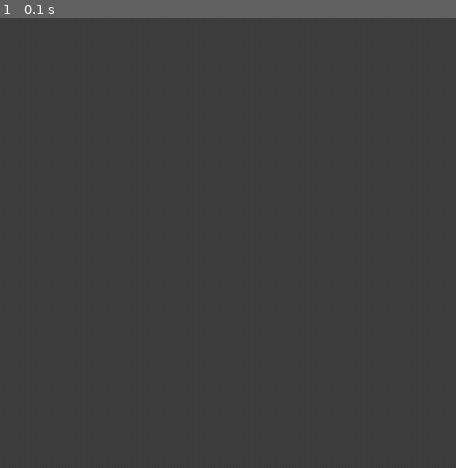
Above: before the commit, frame 1.
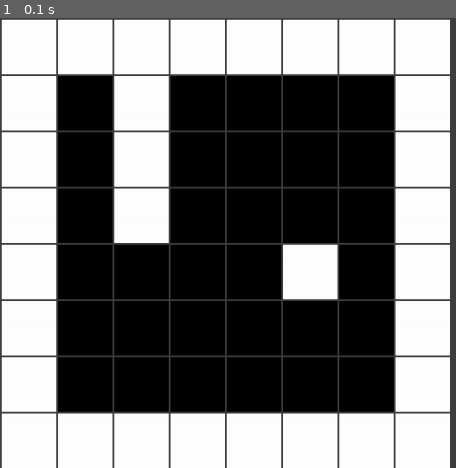
Above: after the commit, the same moment.

Repository: LarsonAustin/Python-Projects
Game: pygame game, started from Pygame/doom/main.py
The game is run twice, just before and just after one commit, with the same random seed, the same clock (stepped at 60 frames per second) and the same inputs.
Inputs:
- Up to frame 1 (0.1 s): no input

The runs differ from the first frame. In frame 1, 95% of the frame differs, in the area x 0-99%, y 0-100%.

Commit message:
made map outline

Diff:
--- a/Pygame/doom/game.py
+++ b/Pygame/doom/game.py
@@ -1,11 +1,13 @@
 import pygame
 import colors
+from map import Map
 
 
 class Game:
-    def __init__(self, window_size, max_framerate):
+    def __init__(self, window_size, max_framerate, map: Map):
         self.window = pygame.display.set_mode(window_size)
         self.max_framerate = max_framerate
+        self.map = map
 
         self.clock = pygame.time.Clock()
         self.running = True
@@ -31,6 +33,8 @@
     def update_graphics(self):
         self.window.fill(colors.DARK_GREY)
 
+        self.map.draw(self.window, pygame.Vector2(0, 0))
+
         pygame.display.update()
         self.clock.tick(self.max_framerate)
 
@@ -40,5 +44,15 @@
 
 WIDTH, HEIGHT = 1024, 512
 MAX_FRAMERATE = 30
+MAP = Map([
+    [1, 1, 1, 1, 1, 1, 1, 1],
+    [1, 0, 1, 0, 0, 0, 0, 1],
+    [1, 0, 1, 0, 0, 0, 0, 1],
+    [1, 0, 1, 0, 0, 0, 0, 1],
+    [1, 0, 0, 0, 0, 1, 0, 1],
+    [1, 0, 0, 0, 0, 0, 0, 1],
+    [1, 0, 0, 0, 0, 0, 0, 1],
+    [1, 1, 1, 1, 1, 1, 1, 1]
+])
 
-default_game = Game((WIDTH, HEIGHT), MAX_FRAMERATE)
+default_game = Game((WIDTH, HEIGHT), MAX_FRAMERATE, MAP)
--- a/Pygame/doom/main.py
+++ b/Pygame/doom/main.py
@@ -1,15 +1,10 @@
 import pygame
-from pygame import Vector2
 
 from camera import Camera
 from game import default_game
 
 
 game = default_game
-
-c = Camera(Vector2(0, 0), Vector2(2, 2), Vector2(0, 512), Vector2(512, 0))
-
-print(c.to_screen(Vector2(0.5, 1.75)))
 
 def main():
     while game.running:
--- /dev/null
+++ b/Pygame/doom/map.py
@@ -0,0 +1,26 @@
+import pygame
+
+import colors
+
+SCALE = 64
+MARGIN = 2
+
+class Map:
+    def __init__(self, grid):
+        self.grid = grid
+
+    def draw(self, surface: pygame.Surface, origin: pygame.Vector2):
+        for x in range(len(self.grid)):
+            for y in range(len(self.grid[0])):
+                position = pygame.Vector2(
+                    (y * SCALE) + MARGIN,
+                    (x * SCALE) + MARGIN
+                )
+                pygame.draw.rect(
+                    surface,
+                    colors.WHITE if self.grid[x][y] else colors.BLACK,
+                    pygame.Rect(
+                        position,
+                        pygame.Vector2(SCALE - (MARGIN), SCALE - (MARGIN))
+                    )
+                )
